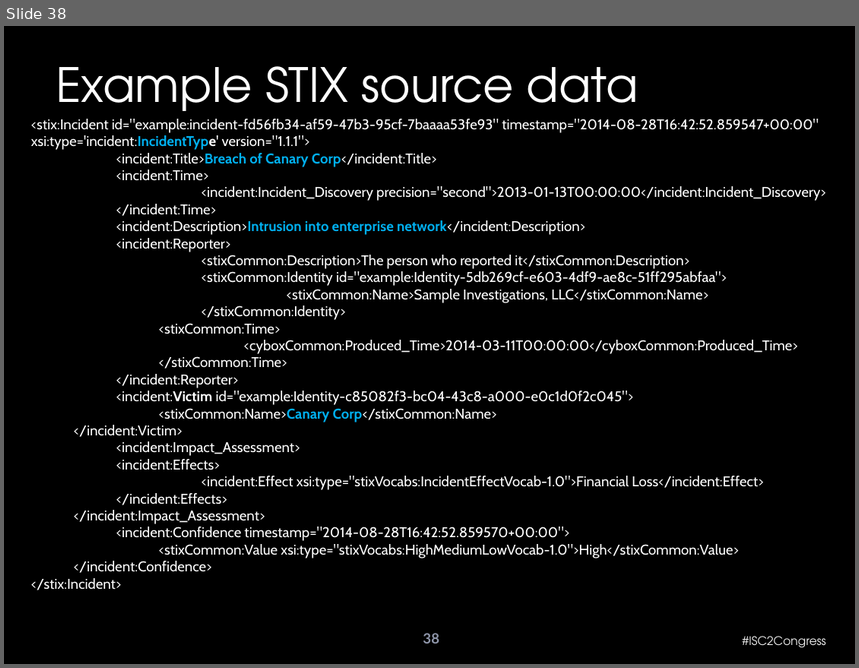
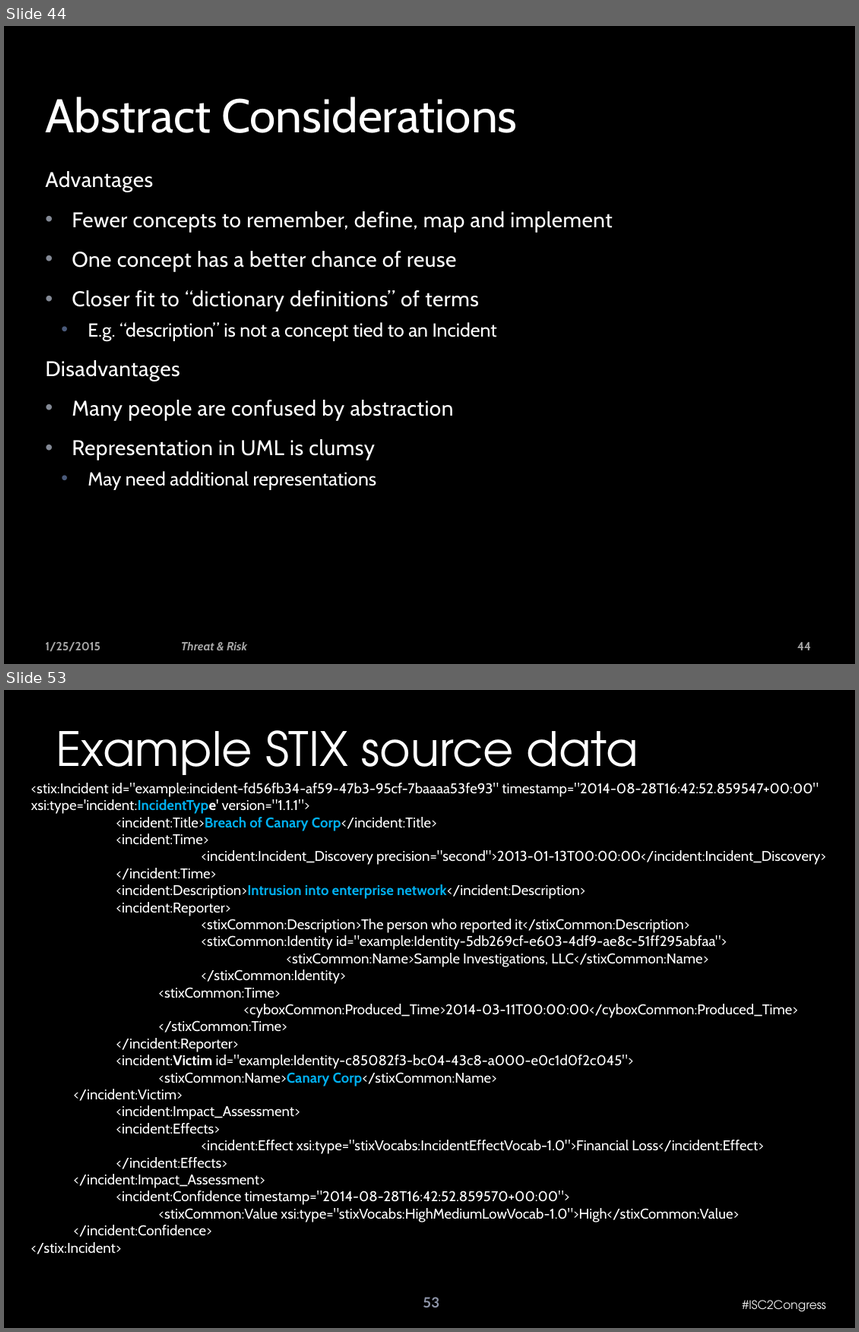
Before and after one commit to omg-threat-modeling/phase1, a slide deck: Team/Threat-risk - face-face.pptx. Shown one above the other, each under a label of ours: slide 38 before the commit, slides 44 and 53 after it; the slides between them are not shown. The pictures are 859x668 and 859x1332 pixels, drawn with LibreOffice and Linux fonts; fonts in the diff are those of the drawing; background and template pictures are left out. Boxes give left, top, right and bottom in pixels: in the first picture for what was removed or moved away, otherwise in the second. Text is boxed around its words. In the diff, an @@ line names an element or a change of style, - is before the commit and + after.

```diff
--- a/Team/Threat-risk - face-face.pptx
+++ b/Team/Threat-risk - face-face.pptx
@@ slide 44 added at box(4, 26, 855, 664), background picture (left out) @@
@@ rectangle added at box(4, 26, 855, 664), fill #000000 at 50% opacity @@
@@ title added at box(45, 97, 517, 133), 40 pt, text #FFFFFF @@
+Abstract Considerations
@@ text added at box(45, 171, 612, 490), 18 pt, text #FFFFFF @@
+Advantages
+• Fewer concepts to remember, define, map and implement
+• One concept has a better chance of reuse
+• Closer fit to “dictionary definitions” of terms
+  • E.g. “description” is not a concept tied to an Incident
+Disadvantages
+• Many people are confused by abstraction
+• Representation in UML is clumsy
+  • May need additional representations
@@ text added at box(45, 642, 101, 652), 10 pt, text #FFFFFF at 65% opacity, bold @@
+1/25/2015
@@ text added at box(181, 642, 247, 651), 10 pt, text #FFFFFF at 65% opacity, bold, italic @@
+Threat & Risk
@@ page number added at box(797, 642, 811, 651), 10 pt, text #FFFFFF at 65% opacity, bold @@
+44
@@ what was slide 38 is now slide 53 @@
@@ page number at box(423, 1297, 439, 1308): text changed @@
-38
+53
```
Also in this commit, not shown: 37 slides changed, 15 other slides added, 1 slide removed, 5 other files.
